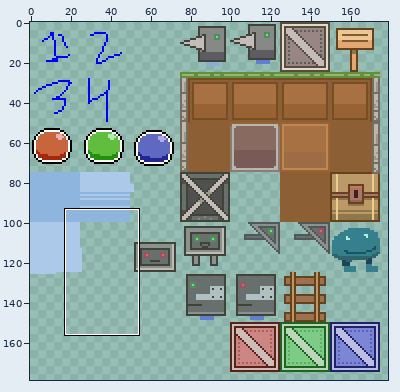
Sprite sheet -- assets/graphics/tilesheet.png. The first picture is a wide view before the edit; the outline marks the close-up.
Close-up. First the earlier version:
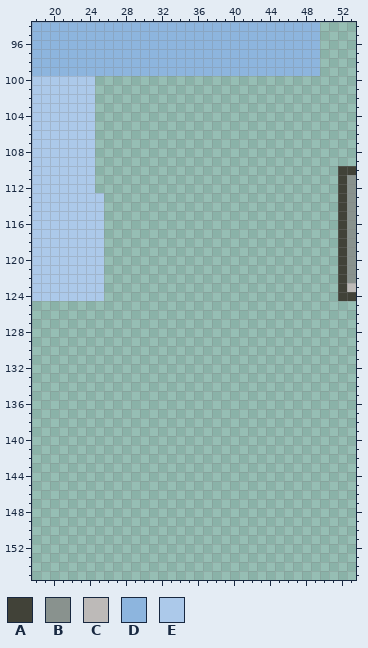
The file is 200x200 pixels. Colours within 5 levels of each other are drawn and written as one. Shown: x 18..53, y 94..155. The wide view leaves out empty margins.
Palette (. is transparent): A #414238  B #89928e  C #bdbab8  D #8db5de  E #acc9ea
Pixels before, first column x 18:
 94 DDDDDDDDDDDDDDDDDDDDDDDDDDDDDDDD....
 95 DDDDDDDDDDDDDDDDDDDDDDDDDDDDDDDD....
 96 DDDDDDDDDDDDDDDDDDDDDDDDDDDDDDDD....
 97 DDDDDDDDDDDDDDDDDDDDDDDDDDDDDDDD....
 98 DDDDDDDDDDDDDDDDDDDDDDDDDDDDDDDD....
 99 DDDDDDDDDDDDDDDDDDDDDDDDDDDDDDDD....
100 EEEEEEE.............................
101 EEEEEEE.............................
102 EEEEEEE.............................
103 EEEEEEE.............................
104 EEEEEEE.............................
105 EEEEEEE.............................
106 EEEEEEE.............................
107 EEEEEEE.............................
108 EEEEEEE.............................
109 EEEEEEE.............................
110 EEEEEEE...........................AA
111 EEEEEEE...........................AB
112 EEEEEEE...........................AB
113 EEEEEEEE..........................AB
114 EEEEEEEE..........................AB
115 EEEEEEEE..........................AB
116 EEEEEEEE..........................AB
117 EEEEEEEE..........................AB
118 EEEEEEEE..........................AB
119 EEEEEEEE..........................AB
120 EEEEEEEE..........................AB
121 EEEEEEEE..........................AB
122 EEEEEEEE..........................AB
123 EEEEEEEE..........................AC
124 EEEEEEEE..........................AA
The result:
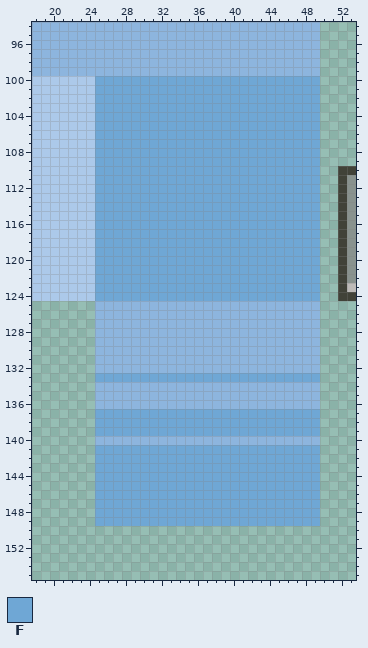
Colours new in this view: F #6fa7d5
The edit:
The author put colour D in rows 125 to 132 at x 25 to 49; in rows 134 to 136 at x 25 to 49; in row 140 at x 25 to 49.
The author put colour F in rows 100 to 112 at x 25 to 49; in rows 113 to 124 at x 26 to 49; in row 133 at x 25 to 49; in rows 137 to 139 at x 25 to 49; in rows 141 to 149 at x 25 to 49.
Colour E becomes colour F in rows 113 to 124 at x 25.
